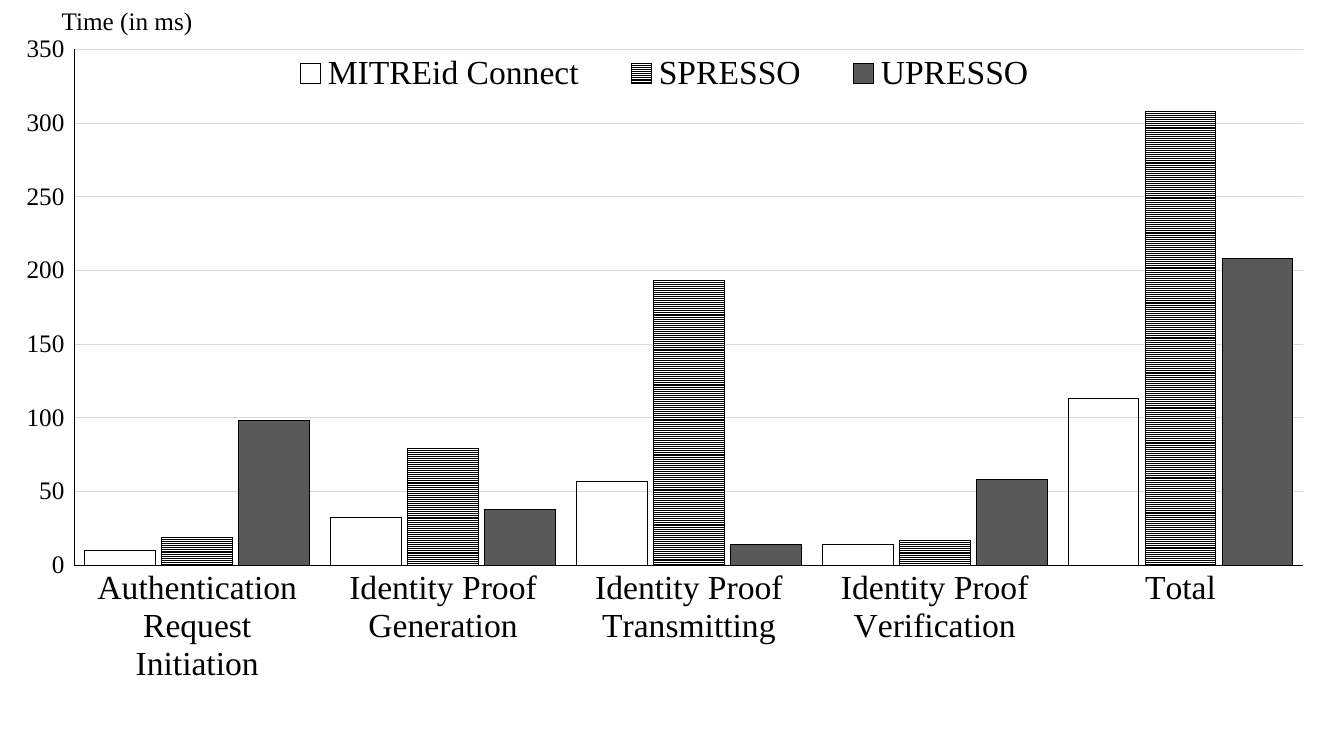
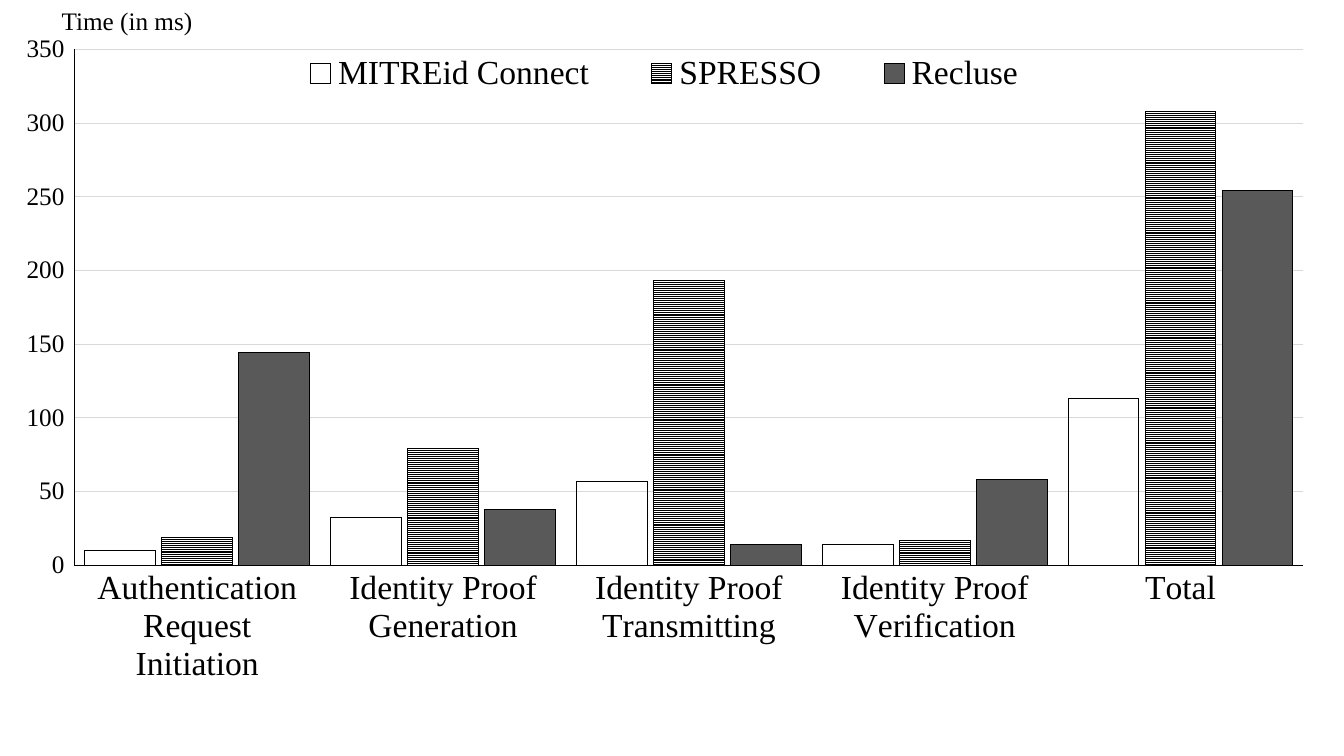
Before and after one commit to cqguo/OIDC-latex, a slide deck: slide 1 of fig/evaluation2.pptx. Drawn at 1344x756 pixels with LibreOffice and Linux fonts; fonts in the diff are those of the drawing. Boxes give left, top, right and bottom in pixels: in the first picture for what was removed or moved away, otherwise in the second. Text is boxed around its words. In the diff, an @@ line names an element or a change of style, - is before the commit and + after.

```diff
--- a/fig/evaluation2.pptx
+++ b/fig/evaluation2.pptx
@@ column chart at (0, 21, 1331, 756) @@
-UPRESSO: 100, 40, 10, 60, 210
+Recluse: 140, 40, 10, 60, 250
```
Also in this commit, not shown: 2 other files.
